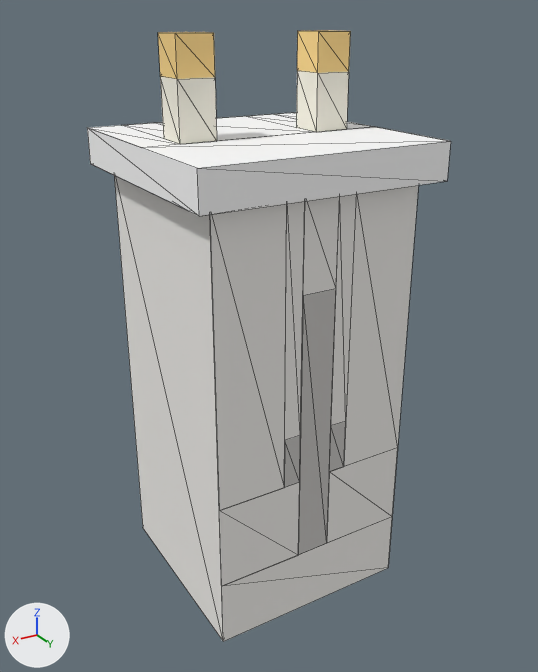
Two versions of the glTF model assets/interiores/altar_01.glb, one commit apart.
Rendered twice from a 50 mm camera at (1.95, 2.0, 2.34) aimed at (0.48, -0.47, 1.11). Lighting does not change. The marker at lower left points along +X, +Y and +Z. The older version comes first. Mesh edges are drawn as thin lines. Vertices at exactly the same position are counted once.

The first picture shows 'altar'.
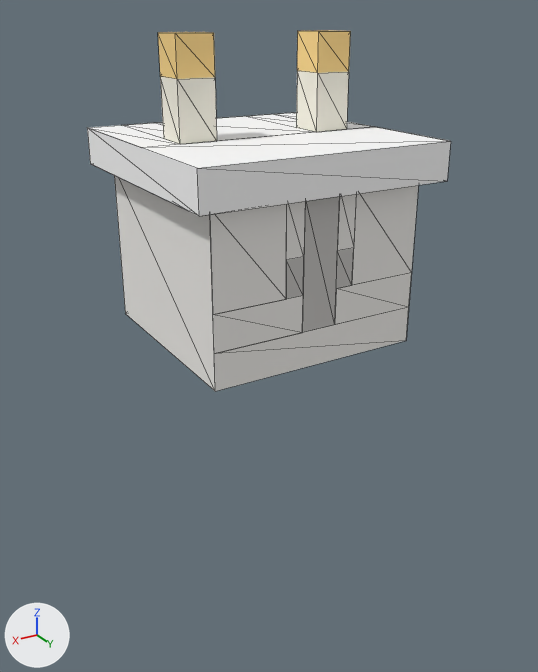
The newer file is also turned or shifted as a whole; pictures and numbers use the older file's frame.

What differs and where, as boxes (x1, y1, x2, y2) in the pictures (538 x 672 px; the box of a moved part takes in the faces that stretch with it):
```json
{"object": "altar", "change": "reshaped", "before": [87, 30, 451, 642], "after": [87, 30, 451, 391], "on screen": "41% shorter"}
{"part": 1, "of": "me_altar", "change": "moved or reshaped", "before": [114, 175, 412, 642], "after": [114, 175, 412, 391]}
```

The change, as JSON lines over the scene's bpy script:
```json
{"block": "me_altar", "where": "# used by ob_altar; location = (0.0, 0.0, 0.0)"}
{"op": "remove", "block": "me_altar", "code": "me_altar.from_pydata(...)  # 70 vertices, 94 faces; spans x 0.0..1.0, y -1.0..0.0, z 0.0..2.29"}
{"op": "add", "block": "me_altar", "code": "me_altar.from_pydata(...)  # 68 vertices, 92 faces; spans x 0.0..1.0, y -1.0..0.0, z 1.14..2.29"}
{"block": "me_altar", "change": "me_altar part 1"}
{"block": "me_altar", "change": "18 vertices are removed from x 0.07..0.93, y -0.93..-0.07, z 0.0..0.86"}
{"block": "me_altar", "change": "30 faces are deleted"}
{"block": "me_altar", "change": "16 vertices are added at x 0.07..0.93, y -0.93..-0.07, z 1.14..1.57"}
{"block": "me_altar", "change": "28 new faces join them"}
```
